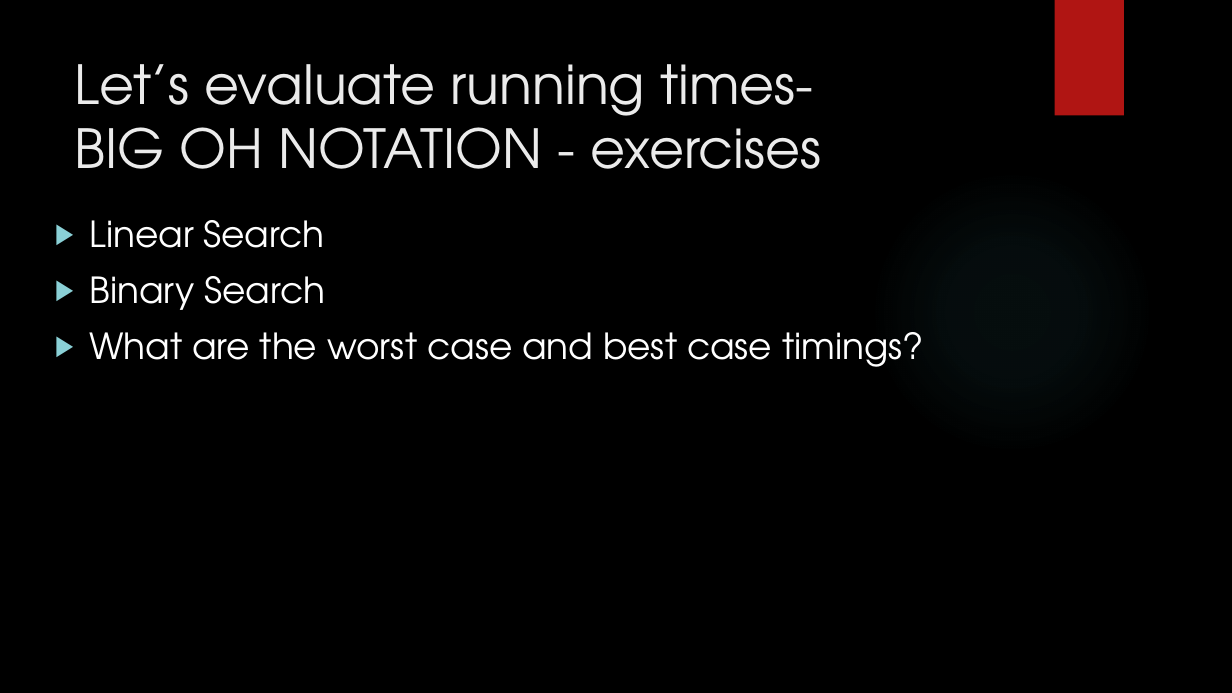
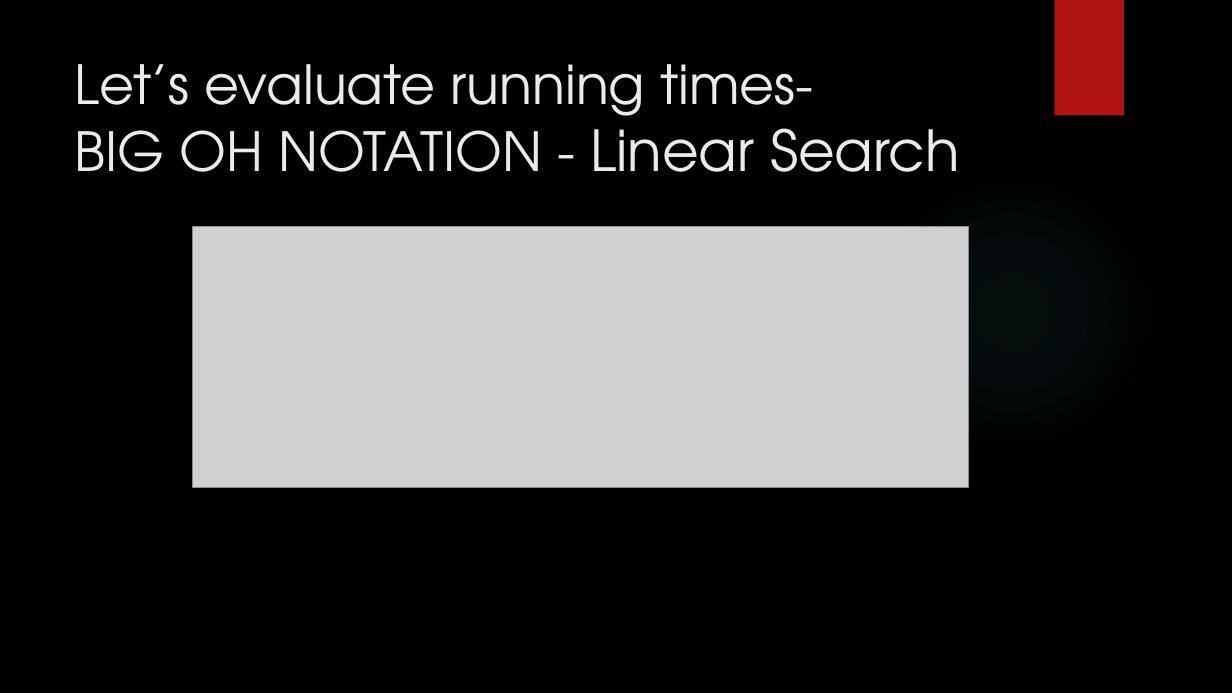
Before and after one commit to AthletiCoder/SPW, a slide deck: slide 20 of Lecture11/Teaching Presentation.pptx. Drawn at 1232x693 pixels with LibreOffice and Linux fonts; fonts in the diff are those of the drawing; grey boxes stand for pictures; background and template pictures are left out. Boxes give left, top, right and bottom in pixels: in the first picture for what was removed or moved away, otherwise in the second. Text is boxed around its words. In the diff, an @@ line names an element or a change of style, - is before the commit and + after.

```diff
--- a/Lecture11/Teaching Presentation.pptx
+++ b/Lecture11/Teaching Presentation.pptx
@@ title at box(75, 64, 960, 172): text changed @@
-Let’s evaluate running times-
-BIG OH NOTATION - exercises
+Let’s evaluate running times-
+BIG OH NOTATION - Linear Search
@@ text removed at box(90, 220, 923, 367) @@
-▶ Linear Search
-▶ Binary Search
-▶ What are the worst case and best case timings?
@@ picture added at box(193, 226, 970, 488) @@
```
Also in this commit, not shown: 2 other slides changed, 13 slides added, 5 other files.
